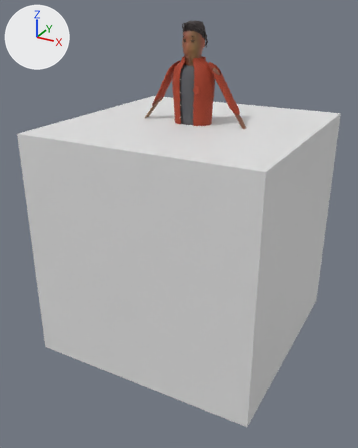
Renders of the Blender file public/models/aarav_character.blend from each side of a commit.
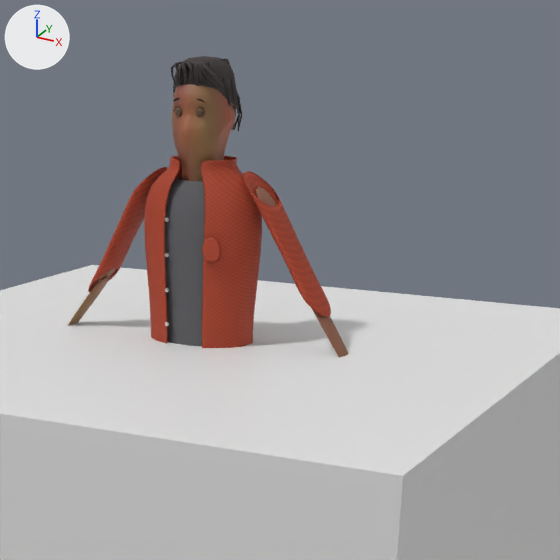
There are two pictures of each version: one whole from a 50 mm lens placed at (1.9, -3.7, 1.9), pointed at (-0.05, -0.16, 0.12), one close up on the part from 34% to 90% of the width and 0% to 45% of the height. The lights are fixed; the arrows at upper left show +X, +Y and +Z. The last two pictures show the newer version.

Names of what the first close-up shows: 'Aarav_Forearm_Palm_L', 'Aarav_Forearm_Palm_R', 'Aarav_Hair_ScalpBase', 'Aarav_Hair_WavyLocks', 'Aarav_Head_And_Neck', 'Aarav_Overshirt_Rust', 'Aarav_TShirt_Charcoal', 'Aarav_UpperArm_L', 'Aarav_UpperArm_R', 'Cube' and 2 more.
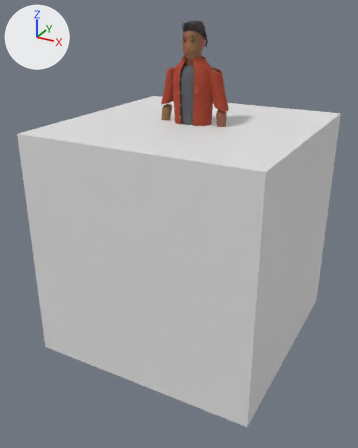
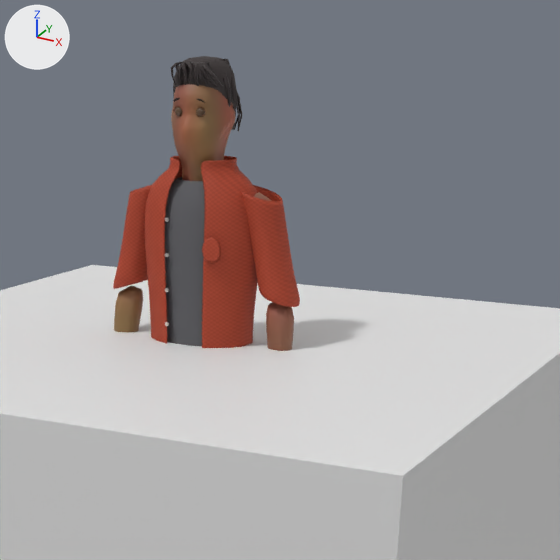
Boxes (x1, y1, x2, y2) around the edits, measured in the close-ups (560 x 560 px; the box of a moved part takes in the faces that stretch with it):
'Aarav_Overshirt_Rust', reshaped (23% narrower)
    before: (88, 156, 331, 348)
    after: (113, 156, 300, 348)
'Aarav_Forearm_Palm_L', reshaped
    before: (312, 309, 349, 357)
    after: (266, 302, 294, 351)
'Aarav_Forearm_Palm_R', reshaped
    before: (68, 276, 110, 326)
    after: (114, 285, 143, 333)
'Aarav_UpperArm_L', reshaped (mostly hidden)
    before: (256, 187, 277, 207)
    after: (254, 192, 272, 201)
'Aarav_UpperArm_R', reshaped (not visible afterwards)
    before: (99, 269, 115, 282)
part 2 of me_aarav_forearm_palm_l_mesh, added (brown)
    after: (266, 302, 294, 351)
part 3 of me_aarav_forearm_palm_l_mesh, deleted (brown)
    before: (312, 309, 349, 357)
part 5 of me_aarav_forearm_palm_r_mesh, added (brown)
    after: (114, 285, 143, 333)
part 6 of me_aarav_forearm_palm_r_mesh, deleted (brown)
    before: (68, 276, 110, 326)
part 7 of me_aarav_overshirt_rust_mesh, moved or reshaped
    before: (244, 171, 331, 317)
    after: (240, 185, 300, 307)
part 8 of me_aarav_overshirt_rust_mesh, moved or reshaped
    before: (88, 167, 168, 292)
    after: (113, 185, 152, 289)

What changed in the scene script:
```text
Change me_aarav_upperarm_l_mesh:
    used by ob_aarav_upperarm_l; location = (0.0, 0.0, 0.0)
    remove me_aarav_upperarm_l_mesh.from_pydata(...)  # 170 vertices, 168 faces; spans x 0.169..0.368, y -0.033..0.066, z 1.137..1.451
    add me_aarav_upperarm_l_mesh.from_pydata(...)  # 170 vertices, 168 faces; spans x 0.143..0.278, y -0.036..0.059, z 1.144..1.436
    me_aarav_upperarm_l_mesh part 1: 170 of 170 vertices moved; they spanned x 0.169..0.368, y -0.033..0.066, z 1.137..1.451 and now span x 0.143..0.278, y -0.036..0.059, z 1.144..1.436; mean shift (-0.064, -0.006, 0.007)
Change me_aarav_forearm_palm_l_mesh:
    used by ob_aarav_forearm_palm_l; location = (0.0, 0.0, 0.0)
    remove me_aarav_forearm_palm_l_mesh.from_pydata(...)  # 254 vertices, 252 faces; spans x 0.339..0.572, y -0.034..0.057, z 0.861..1.156
    add me_aarav_forearm_palm_l_mesh.from_pydata(...)  # 354 vertices, 352 faces; spans x 0.212..0.316, y -0.047..0.048, z 0.796..1.137
    me_aarav_forearm_palm_l_mesh part 2: 354 vertices added at x 0.212..0.316, y -0.047..0.048, z 0.796..1.137
    me_aarav_forearm_palm_l_mesh part 3: 254 vertices removed from x 0.339..0.572, y -0.034..0.057, z 0.861..1.156
Change me_aarav_upperarm_r_mesh:
    used by ob_aarav_upperarm_r; location = (0.0, 0.0, 0.0)
    remove me_aarav_upperarm_r_mesh.from_pydata(...)  # 170 vertices, 168 faces; spans x -0.368..-0.169, y -0.033..0.066, z 1.137..1.451
    add me_aarav_upperarm_r_mesh.from_pydata(...)  # 170 vertices, 168 faces; spans x -0.278..-0.143, y -0.036..0.059, z 1.144..1.436
    me_aarav_upperarm_r_mesh part 4: 170 of 170 vertices moved; they spanned x -0.368..-0.169, y -0.033..0.066, z 1.137..1.451 and now span x -0.278..-0.143, y -0.036..0.059, z 1.144..1.436; mean shift (0.064, -0.006, 0.007)
Change me_aarav_forearm_palm_r_mesh:
    used by ob_aarav_forearm_palm_r; location = (0.0, 0.0, 0.0)
    remove me_aarav_forearm_palm_r_mesh.from_pydata(...)  # 254 vertices, 252 faces; spans x -0.572..-0.339, y -0.034..0.057, z 0.861..1.156
    add me_aarav_forearm_palm_r_mesh.from_pydata(...)  # 354 vertices, 352 faces; spans x -0.316..-0.212, y -0.047..0.048, z 0.796..1.137
    me_aarav_forearm_palm_r_mesh part 5: 354 vertices added at x -0.316..-0.212, y -0.047..0.048, z 0.796..1.137
    me_aarav_forearm_palm_r_mesh part 6: 254 vertices removed from x -0.572..-0.339, y -0.034..0.057, z 0.861..1.156
Change me_aarav_overshirt_rust_mesh:
    used by ob_aarav_overshirt_rust; location = (0.0, 0.0, 0.0)
    remove me_aarav_overshirt_rust_mesh.from_pydata(...)  # 2372 vertices, 2368 faces; spans x -0.401..0.401, y -0.124..0.128, z 0.886..1.523
    add me_aarav_overshirt_rust_mesh.from_pydata(...)  # 2372 vertices, 2368 faces; spans x -0.306..0.306, y -0.124..0.128, z 0.886..1.523
    me_aarav_overshirt_rust_mesh part 7: 560 of 2372 vertices moved; they spanned x 0.135..0.401, y -0.057..0.087, z 1.102..1.491 and now span x 0.112..0.306, y -0.058..0.078, z 1.124..1.455; mean shift (-0.068, -0.006, -0.004); largest move (0.318, 0.025, 1.18) -> (0.194, 0.015, 1.158)
    me_aarav_overshirt_rust_mesh part 8: 560 of 2372 vertices moved; they spanned x -0.401..-0.135, y -0.057..0.087, z 1.102..1.491 and now span x -0.306..-0.112, y -0.058..0.078, z 1.124..1.455; mean shift (0.068, -0.006, -0.004); largest move (-0.318, 0.025, 1.18) -> (-0.194, 0.015, 1.158)
```
